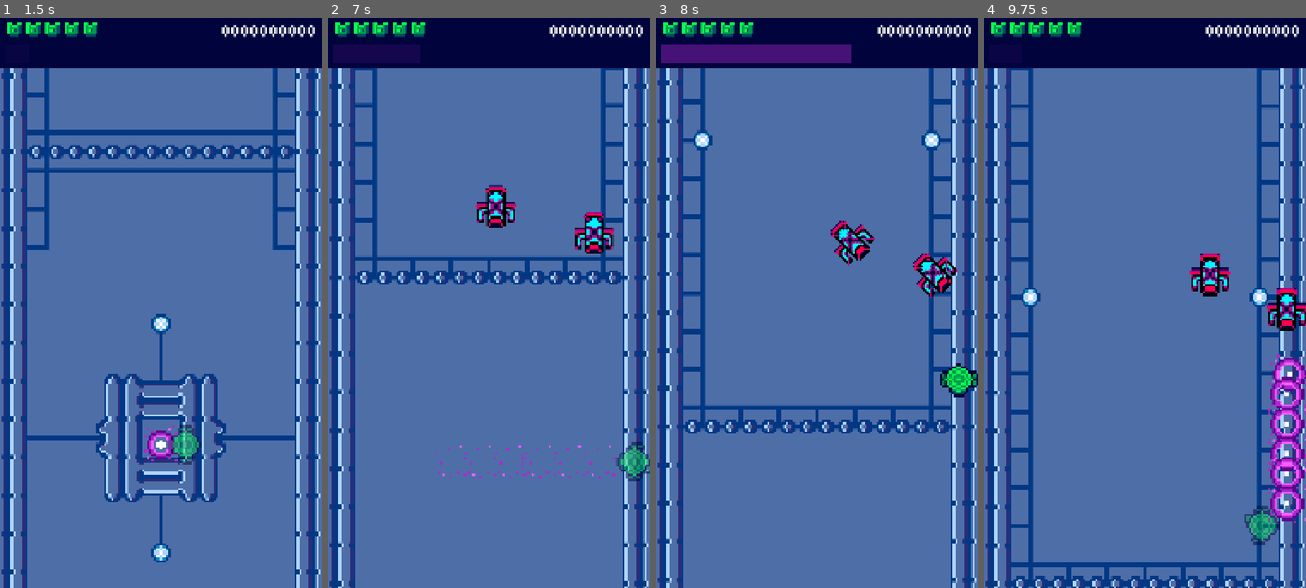
Above: before the commit, frames 1-4 (left to right).
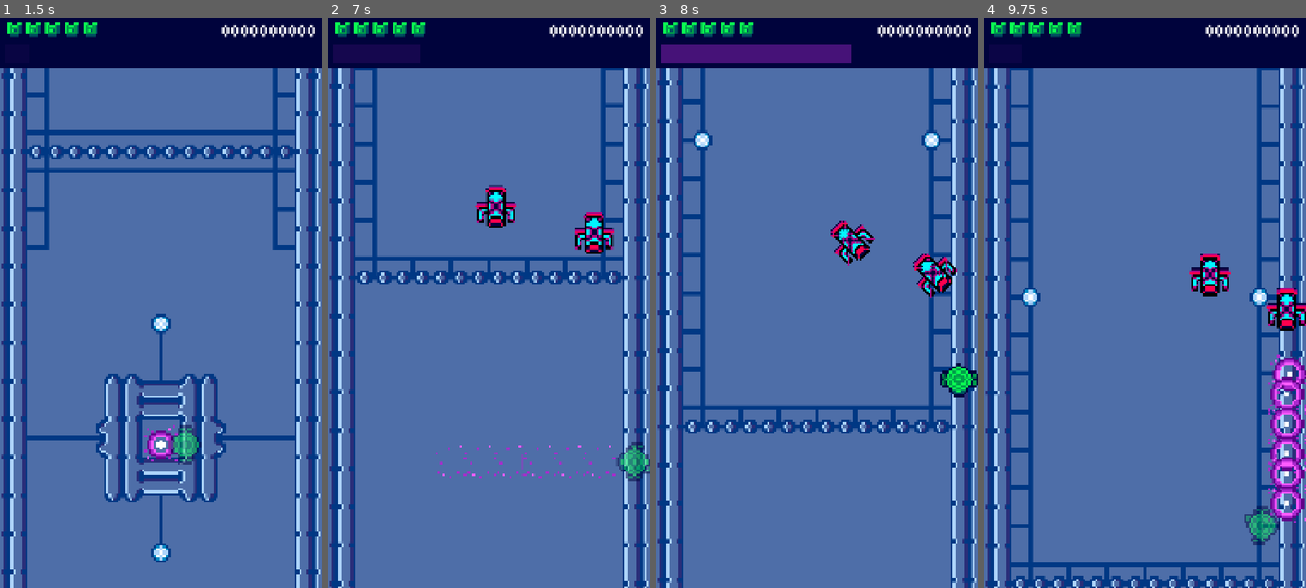
Above: after the commit, the same moments.

Repository: cormacoshaughnessey-maker/PanthersArcade
Game: Godot game, scene res://Scenes/title_screen.tscn
The game is run twice, just before and just after one commit, with the same random seed, the same clock (stepped at 60 frames per second) and the same inputs. Sound files missing from this copy of the repository are replaced by a short silence.
Inputs:
- Up to frame 1 (1.5 s): click "PLAY" at 0.5 s; tap Enter at 1.25 s; hold Right (right) from 1.28 s (still down); hold Space (rewind) from 1.28 s (still down)
- Up to frame 2 (7 s): release Right (right) at 2.03 s; release Space (rewind) at 2.03 s; hold Down (down) 2.03-2.78 s; tap Space (rewind) every 1.5 s from 2.1 to 6.6 s; hold Right (right) 2.78-3.53 s; hold Space (rewind) 2.78-3.53 s; hold Up (up) 3.53-4.28 s; hold Space (rewind) 4.28-5.03 s; hold Left (left) 4.28-5.78 s; hold Down (down) 5.78-6.53 s; hold Space (rewind) 5.78-6.53 s; hold Right (right) from 6.53 s (still down)
- Up to frame 3 (8 s): release Right (right) at 7.28 s; hold Up (up) from 7.28 s (still down); hold Space (rewind) from 7.28 s (still down)
- Up to frame 4 (9.75 s): release Up (up) at 8.03 s; release Space (rewind) at 8.03 s; hold Right (right) 8.03-8.78 s; tap Space (rewind) at 8.1, 9.6 s; hold Down (down) 8.78-9.53 s; hold Space (rewind) 8.78-9.53 s; hold Left (left) from 9.53 s (still down)

Frame 1 is identical in both runs. In frame 2, less than 0.1% of the frame differs, in the area x 46-88%, y 31-41%; in frame 3, less than 0.1%; in frame 4, less than 0.1%, in the area x 64-99%, y 42-55%.

Commit message:
Enemy speed increases as game goes on

Diff:
--- a/panthers-arcade-game/Scripts/enemy.gd
+++ b/panthers-arcade-game/Scripts/enemy.gd
@@ -49,6 +49,9 @@
 
 
 func _ready() -> void:
+	#1st plus 2nd number is max speed of enemies
+	#change the number in exp() if you want it to grow faster or slower
+	move_speed = 150 + 250 / (1 + exp(-(_current_wave-10)))
 	current_health = max_health
 	player = get_tree().get_first_node_in_group("player")
 	area_entered.connect(_on_area_entered)
